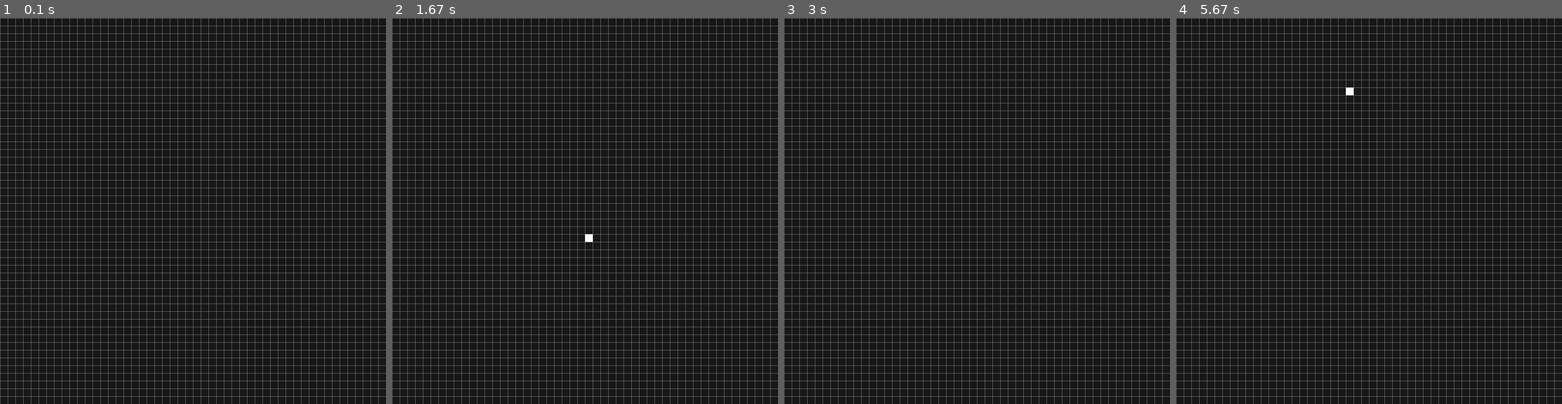
Above: before the commit, frames 1-4 (left to right).
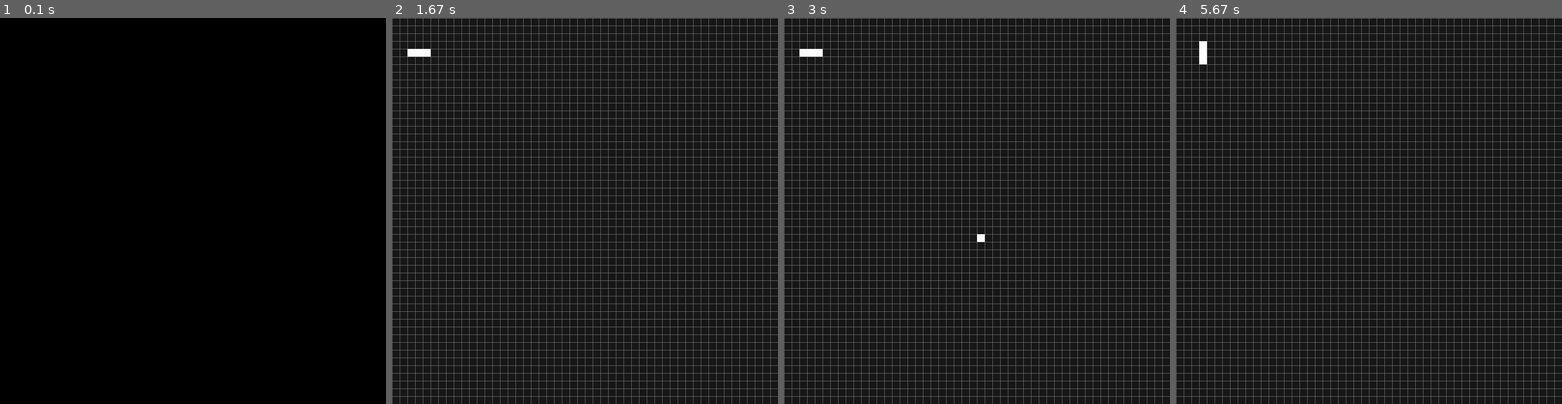
Above: after the commit, the same moments.

Repository: JkutkutArchive/PY-GameOfLife
Game: pygame game, started from gameOfLife.py
Two runs of this game, one before a commit and one after it. Both use one fixed random seed, a clock stepped at 60 frames per second and the inputs below.
Inputs (mouse positions are in pixels of both pictures, inside the frame that each line leads up to):
- Up to frame 1 (0.1 s): no input
- Up to frame 2 (1.67 s): press the mouse at (585, 238) at 0.37 s; move the mouse to (538, 226) at 0.47 s; release the mouse at (492, 214) at 0.6 s
- Up to frame 3 (3 s): tap Space at 1.67 s; press the mouse at (977, 238) at 2.1 s; move the mouse to (949, 183) at 2.2 s; move the mouse to (922, 129) at 2.3 s; release the mouse at (922, 129) at 2.33 s; press the mouse at (977, 238) at 2.43 s; move the mouse to (903, 180) at 2.53 s; move the mouse to (830, 126) at 2.63 s; release the mouse at (830, 126) at 2.67 s; press the mouse at (977, 238) at 2.77 s; move the mouse to (915, 199) at 2.87 s; move the mouse to (857, 160) at 2.97 s
- Up to frame 4 (5.67 s): release the mouse at (1249, 160) at 3 s; press the mouse at (1369, 238) at 3.1 s; move the mouse to (1376, 214) at 3.2 s; move the mouse to (1384, 195) at 3.3 s; release the mouse at (1384, 195) at 3.33 s; press the mouse at (1369, 238) at 3.43 s; move the mouse to (1438, 268) at 3.53 s; move the mouse to (1507, 299) at 3.63 s; release the mouse at (1507, 299) at 3.67 s; press the mouse at (1369, 238) at 3.77 s; move the mouse to (1326, 187) at 3.87 s; move the mouse to (1284, 141) at 3.97 s; release the mouse at (1284, 141) at 4 s; tap Space at 4.13, 4.47, 4.77 s; click (1450, 160) at 4.15 s; click (1345, 95) at 5.6 s

The runs differ from the first frame. In frame 1, 11% of the frame differs, in the area x 0-100%, y 0-100%; in frame 2, 0.2%; in frame 3, 0.2%; in frame 4, 0.2%.

Commit message:
added comments pt1

Diff:
--- a/gameOfLife.py
+++ b/gameOfLife.py
@@ -1,88 +1,95 @@
 #!/usr/bin/env python3
-import pygame;
-import numpy as np;
-import math;
-import time
+import pygame; # library to generate the graphic interface
+import numpy as np; # library to handle matrices
+from math import floor; # import this function
+import time; # to set a delay between each iteration
 
-def constant(f):
+def constant(f): #define of a constant class
     def fset(self, value):
         raise TypeError
     def fget(self):
         return f()
     return property(fget, fset)
 
-class color(object):
+class color(object): #Create the COLOR class as a collection of constants
     @constant
     def BG(): # background
         return (25, 25, 25)
     @constant
-    def GRID():
+    def GRID(): # Color of the grid
         return (128, 128, 128)
     @constant
-    def WHITE():
+    def WHITE(): # Color of a living cell
         return (255, 255, 255)
 
 
-pygame.init()
-pygame.display.set_caption("Game of Life")
+pygame.init() # Init pygame
+pygame.display.set_caption("Game of Life") # Set the title of the game
 
+# CONSTANTS
 width, height = 1000, 1000
-sizeX, sizeY = 50, 50
-sizeWidthX = width / sizeX
+sizeX, sizeY = 50, 50 # Number of cell spots in each axis
+sizeWidthX = width / sizeX # Size of each spot
 sizeWidthY = height / sizeY
+COLOR = color() # Get the color class with the constants
 
-COLOR = color()
-
-screen = pygame.display.set_mode((width, height))
+screen = pygame.display.set_mode((width, height)) # Set the size of the window
 
 # State of the cells: 0 = death, 1 = alive
 grid = np.matrix([[0 for j in range(sizeY)] for i in range(sizeX)])
 
-gameRunning = True
-timeRunning = False
-# running = False
+
+grid[3, 3] = 1
+grid[3, 5] = 1
+grid[3, 4] = 1
+
+gameRunning = True # If false, the game stops
+# timeRunning = False # If true, time runs (so iterations occur)
+timeRunning = True # If true, time runs (so iterations occur)
 while gameRunning:
-    screen.fill(COLOR.BG)
-    newGrid = np.copy(grid)
-    for x in range(sizeX):
+    screen.fill(COLOR.BG) # Clean screen
+    newGrid = np.copy(grid) # Make a copy of the grid
+    for x in range(sizeX): # for each spot in the grid
         for y in range(sizeY):
-            poli = [
+            poli = [ # get coord of the cornes of the spot
                 (x * sizeWidthX, y * sizeWidthY),
                 ((x + 1) * sizeWidthX, y * sizeWidthY),
                 ((x + 1) * sizeWidthX, (y + 1) * sizeWidthY),
                 (x * sizeWidthX, (y + 1) * sizeWidthY)
             ]
-            if timeRunning:
+            if timeRunning: # if iterations on
+                #get all neighbours
                 vecinitos = np.sum(grid[x - 1 : x + 2, y - 1 : y + 2]) - grid[x, y]
+                #change the state of the cell in the spot acoording to the rules
                 if(grid[x, y] == 0 and vecinitos == 3):
                     newGrid[x, y] = 1 # new cell
                 elif(grid[x, y] == 1 and (vecinitos < 2 or vecinitos > 3)):
                     newGrid[x, y] = 0 # over or under population
 
-            # Draw
+            # Draw the spot
             if(grid[x, y] == 0):
                 pygame.draw.polygon(screen, COLOR.GRID, poli, 1)
             else:
                 pygame.draw.polygon(screen, COLOR.WHITE, poli)
 
+    if timeRunning:
+        time.sleep(0.1) # set a delay between each iteration
+    grid = newGrid # Save the new grid as the normal one
+    pygame.display.flip() # Update the screen
 
-    grid = newGrid
-    pygame.display.flip()
-    time.sleep(0.1)
-
-    for event in pygame.event.get():
+    for event in pygame.event.get(): # for each event
         if event.type == pygame.MOUSEBUTTONDOWN and pygame.mouse.get_pressed()[0] == 1:
+            #if mouse pressed down and it is left click:
             pos = pygame.mouse.get_pos()
-            x = math.floor(pos[0] / sizeWidthX)
-            y = math.floor(pos[1] / sizeWidthY)
-            # print((x, y))
-            grid[x, y] = (grid[x, y] - 1) % 2
-        elif event.type == pygame.QUIT:
-            gameRunning = False
+            x = floor(pos[0] / sizeWidthX)
+            y = floor(pos[1] / sizeWidthY)
+            grid[x, y] = (grid[x, y] - 1) % 2 # change value of selected cell
+        elif event.type == pygame.QUIT: # if quit btn pressed
+            gameRunning = False # no longer running game
         elif event.type == pygame.KEYDOWN:
             if event.key == 32: # Space pressed
-                timeRunning = not timeRunning
-            # print(event.key)
+                timeRunning = not timeRunning # Togle the run of iterations
 
 print("Thanks for playing, I hope you liked it.")
-pygame.quit()
+print("See more projects like this one on https://github.com/jkutkut/")
+pygame.quit() # End the pygame
Not shown, changed: install.sh
